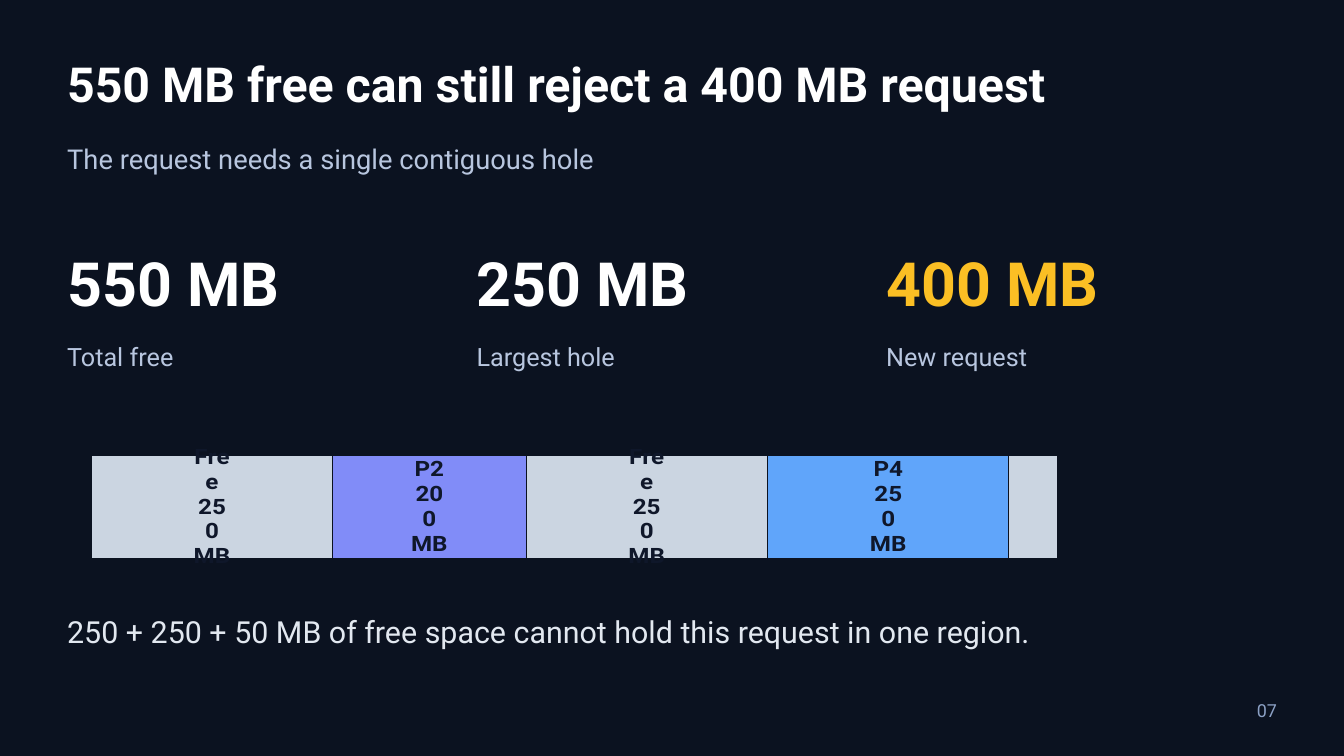
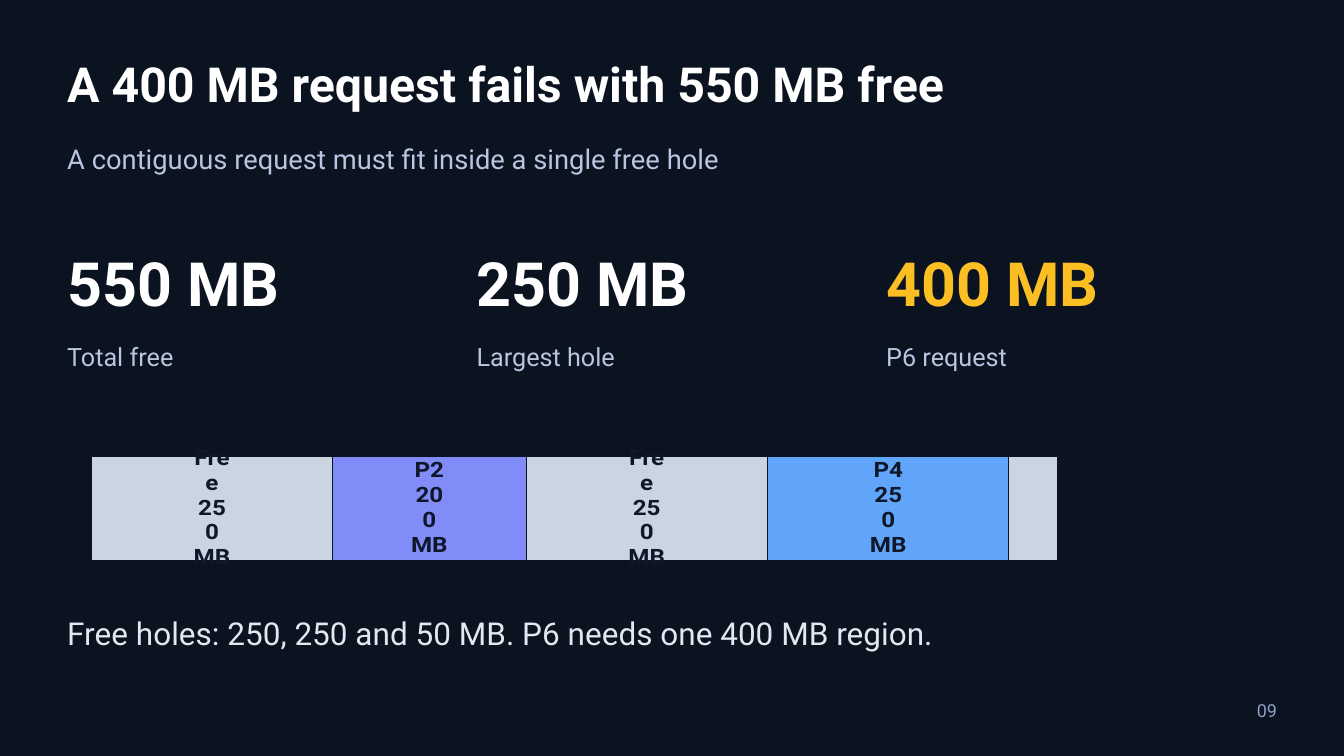
Before and after one commit to Umang-Vekariya/interactive-memory-allocation-simulator, a slide deck: slide 9 of docs/presentation/Interactive-Memory-Allocation-Simulator.pptx (slide 7 before the commit). Drawn at 1344x756 pixels with LibreOffice and Linux fonts; fonts in the diff are those of the drawing. Boxes give left, top, right and bottom in pixels: in the first picture for what was removed or moved away, otherwise in the second. Text is boxed around its words. In the diff, an @@ line names an element or a change of style, - is before the commit and + after.

```diff
--- a/docs/presentation/Interactive-Memory-Allocation-Simulator.pptx
+++ b/docs/presentation/Interactive-Memory-Allocation-Simulator.pptx
@@ text at box(67, 65, 944, 112): text changed @@
-550 MB free can still reject a 400 MB request
+A 400 MB request fails with 550 MB free
@@ text at box(67, 148, 719, 175): text changed @@
-The request needs a single contiguous hole
+A contiguous request must fit inside a single free hole
@@ text at box(886, 348, 1006, 371): text changed @@
-New request
+P6 request
@@ text at box(67, 621, 932, 652): text changed; size 21.8 to 22.5 pt @@
-250 + 250 + 50 MB of free space cannot hold this request in one region.
+Free holes: 250, 250 and 50 MB. P6 needs one 400 MB region.
@@ text at box(1257, 704, 1277, 717): text changed @@
-07
+09
```
Also in this commit, not shown: 4 other slides changed, 8 slides added, 12 slides removed, 1 other file.
